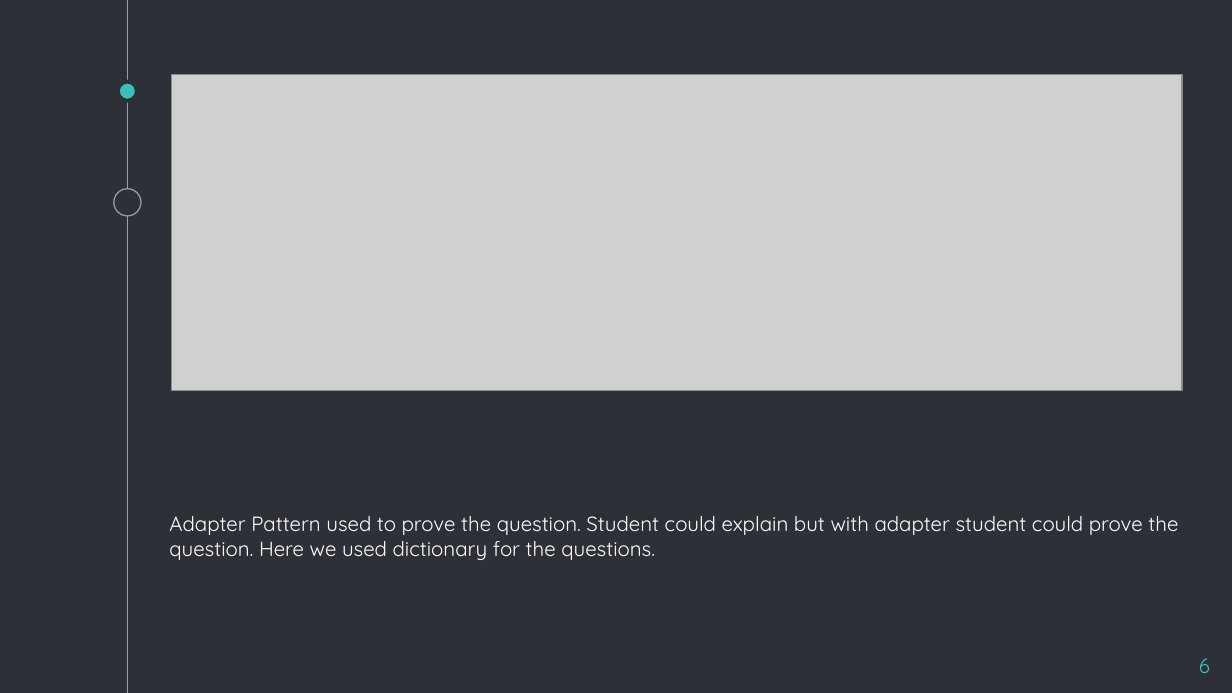
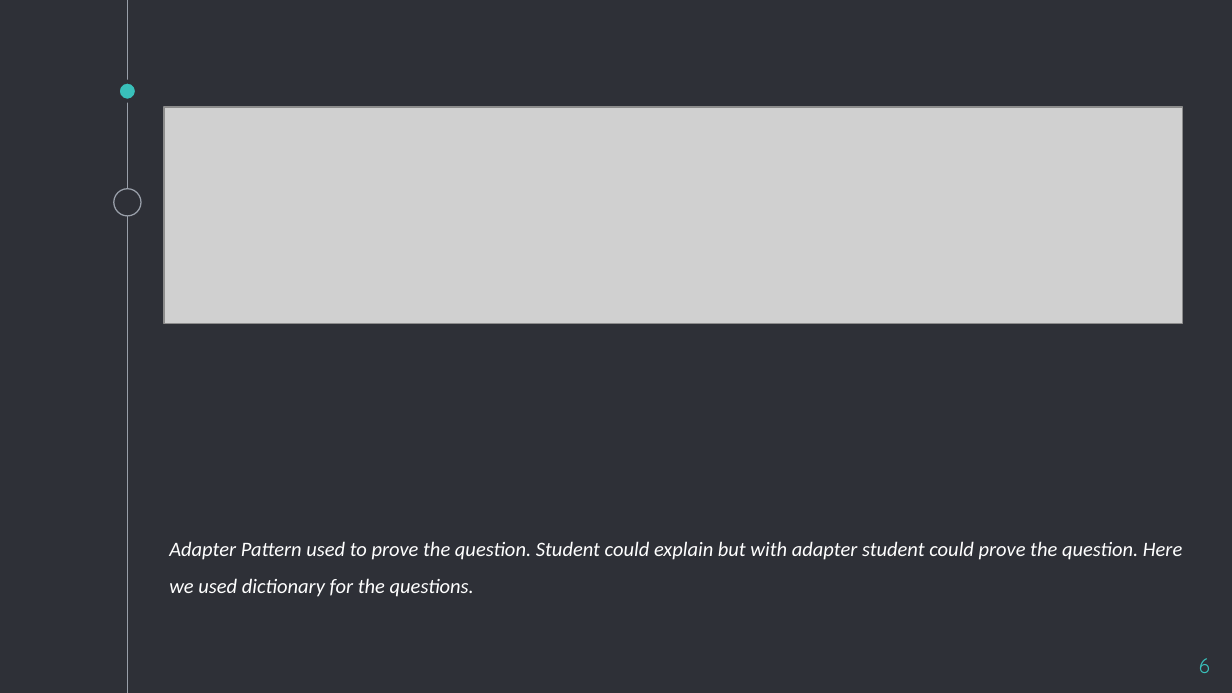
Before and after one commit to light-34/DynamicCodeDevelopers, a slide deck: slide 6 of ProjectDataStrc.pptx. Drawn at 1232x693 pixels with LibreOffice and Linux fonts; fonts in the diff are those of the drawing; grey boxes stand for pictures. Boxes give left, top, right and bottom in pixels: in the first picture for what was removed or moved away, otherwise in the second. Text is boxed around its words. In the diff, an @@ line names an element or a change of style, - is before the commit and + after.

```diff
--- a/ProjectDataStrc.pptx
+++ b/ProjectDataStrc.pptx
@@ text "Adapter Pattern used to prove ..." at (x1=169, y1=541, x2=1182, y2=597): font Quicksand to Calibri, italic on; line spacing 1 to 1.5 @@
@@ picture resized from (x1=172, y1=75, x2=1183, y2=391) to (x1=164, y1=107, x2=1181, y2=324) @@
```
Also in this commit, not shown: 5 other slides changed, 2 slides added, 2 slides removed.
